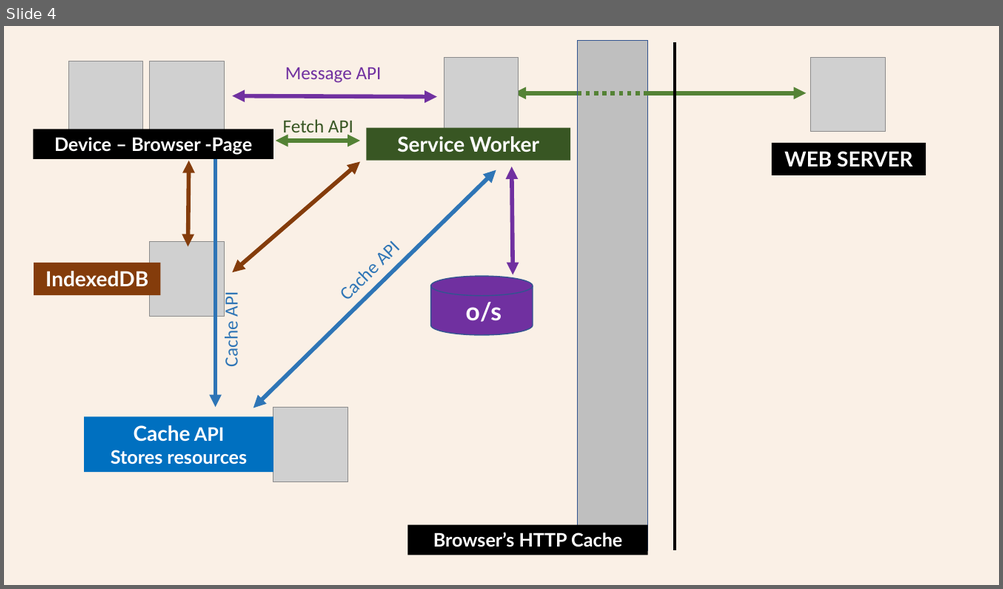
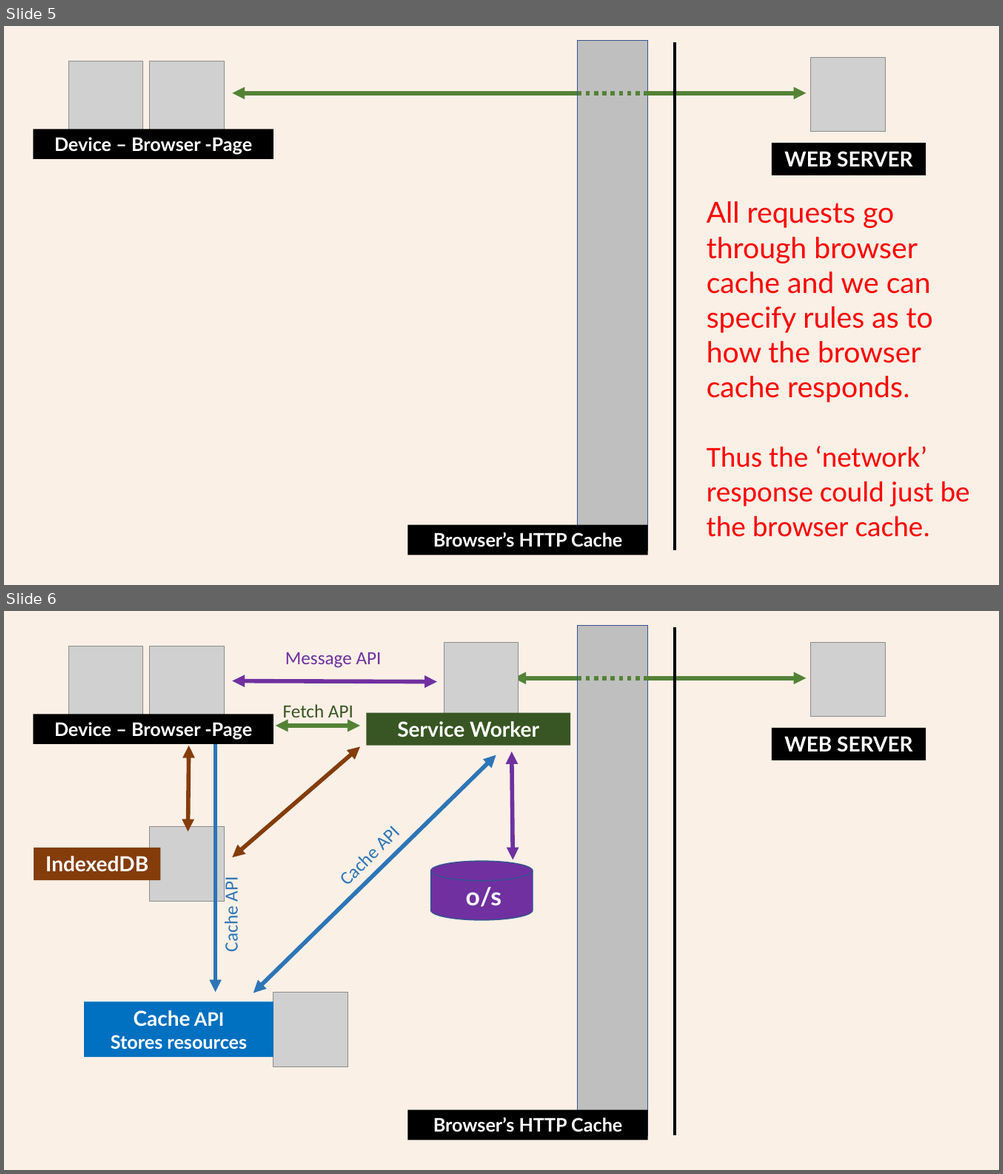
Before and after one commit to iwswordpress/asyncjs, a slide deck: 00-MAIN-ASYNCJS.pptx. Shown one above the other, each under a label of ours: slide 4 before the commit, slides 5 and 6 after it. The pictures are 1003x589 and 1003x1174 pixels, drawn with LibreOffice and Linux fonts; fonts in the diff are those of the drawing; grey boxes stand for pictures. Boxes give left, top, right and bottom in pixels: in the first picture for what was removed or moved away, otherwise in the second. Text is boxed around its words. In the diff, an @@ line names an element or a change of style, - is before the commit and + after.

```diff
--- a/00-MAIN-ASYNCJS.pptx
+++ b/00-MAIN-ASYNCJS.pptx
@@ slide 5 added at <box>4,26,999,585</box>, background #FAF0E6 @@
@@ rectangle added at <box>577,40,647,551</box>, fill #BFBFBF, outline #325491 1 pt @@
@@ line added from (674, 42) to (674, 551), #000000 3 pt @@
@@ picture added at <box>68,61,143,136</box> @@
@@ picture added at <box>150,61,224,136</box> @@
@@ picture added at <box>811,57,885,132</box> @@
@@ double arrow added from (806, 93) to (233, 93), #548235 4 pt @@
@@ line added from (577, 93) to (648, 93), #548235 4 pt dashed @@
@@ rectangle added at <box>33,129,273,158</box>, fill #000000, 18 pt, text #FFFFFF, bold @@
+Device – Browser -Page
@@ rectangle added at <box>771,143,926,176</box>, fill #000000, 20 pt, text #FFFFFF, bold @@
+WEB SERVER
@@ text added at <box>706,201,970,537</box>, 28 pt, text #FF0000 @@
+All requests go through browser cache and we can specify rules as to how the browser cache responds.
+Thus the ‘network’ response could just be the browser cache.
@@ rectangle added at <box>407,526,648,555</box>, fill #000000, 18 pt, text #FFFFFF, bold @@
+Browser’s HTTP Cache
@@ what was slide 4 is now slide 6 @@
```
Also in this commit, not shown: 4 slides changed, 1 other slide added, 1 slide removed, 1 other file.
